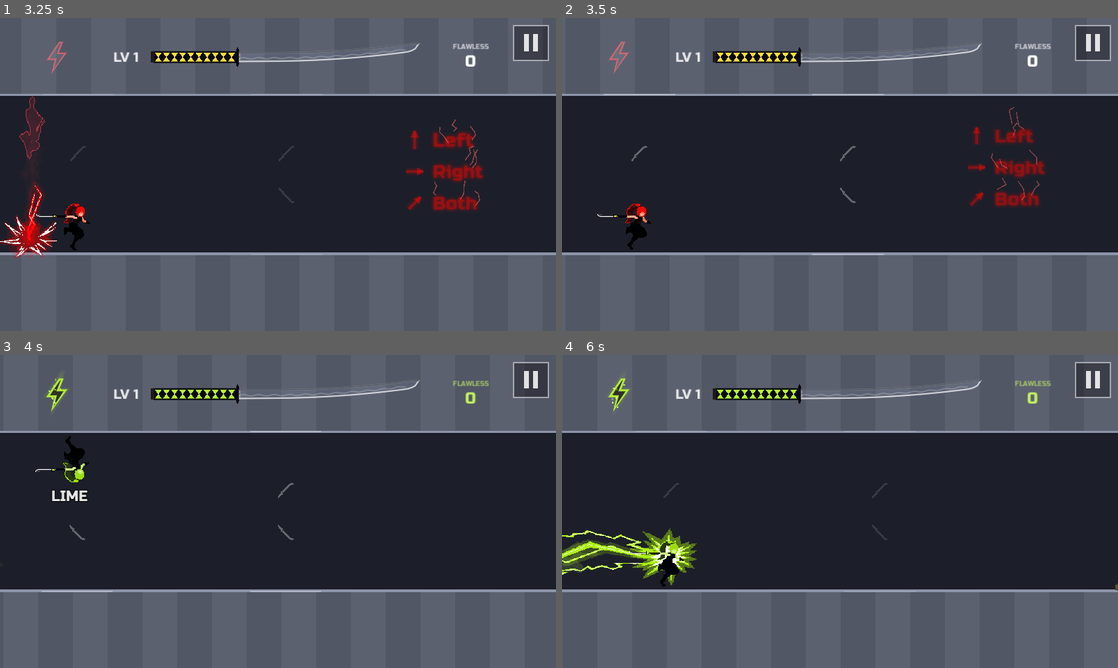
Above: before the commit, frames 1-4 (two rows, left to right).
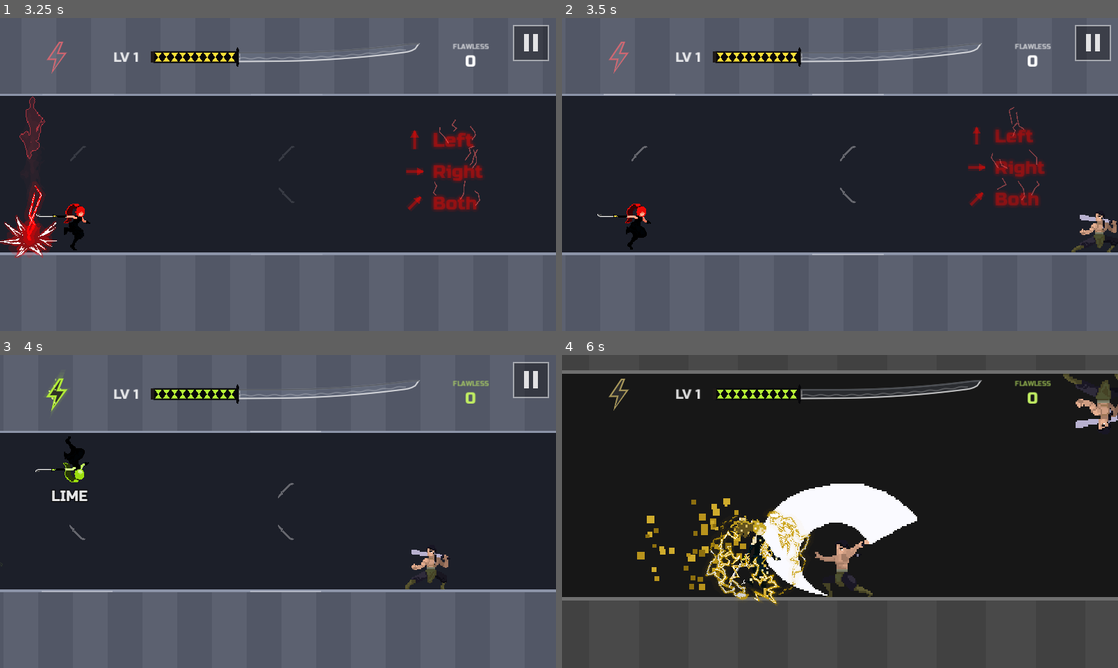
Above: after the commit, the same moments.

Repository: fredsbreads/game-off
Game: Godot game, scene res://scenes/main.tscn
Two runs of this game, one before a commit and one after it. Both use one fixed random seed, a clock stepped at 60 frames per second and the inputs below. Sound files missing from this copy of the repository are replaced by a short silence.
Inputs (mouse positions are in pixels of both pictures, inside the frame that each line leads up to):
- Up to frame 1 (3.25 s): tap Enter at 0.5, 2.1 s; move the mouse to (400, 158) at 0.52 s; hold Right 0.53-1.28 s; hold J (tp_vertical) 0.53-1.28 s; click (400, 158) at 0.67 s; tap Space at 0.77, 1.52, 3.02 s; move the mouse to (166, 190) at 1.27 s; hold Down 1.28-2.03 s; tap Shift at 1.35 s; move the mouse to (333, 105) at 2.02 s; hold Right 2.03-2.78 s; move the mouse to (250, 237) at 2.77 s; hold K (tp_forward) from 2.78 s (still down); tap Keypad Enter at 2.85 s; click (250, 237) at 2.92 s
- Up to frame 2 (3.5 s): keep holding K (tp_forward)
- Up to frame 3 (4 s): move the mouse to (444, 558) at 3.52 s; release K (tp_forward) at 3.53 s; hold Left from 3.53 s (still down); tap C at 3.6 s; tap Space at 3.77 s
- Up to frame 4 (6 s): move the mouse to (673, 464) at 4.27 s; tap M at 4.35 s; tap Space at 4.52 s; move the mouse to (867, 511) at 5.02 s; release Left at 5.03 s; hold Down 5.03-5.78 s; tap O at 5.1 s; click (867, 511) at 5.17 s; move the mouse to (756, 433) at 5.77 s; hold Right from 5.78 s (still down); tap L at 5.85 s

Frame 1 is identical in both runs. In frame 2, 0.4% of the frame differs, in the area x 91-100%, y 62-75%; in frame 3, 0.4%; in frame 4, 56%, in the area x 0-100%, y 0-100%.

Commit message:
After the tutorial, the first enemy comes in a screen's width ahead

Diff:
--- a/scripts/main.gd
+++ b/scripts/main.gd
@@ -22,7 +22,7 @@
 static var _session_start_level := 1
 ## The tutorial (see _start_tutorial), once per session: no enemies until she has
 ## done each move once (Tap Left, Tap Right, Tap Both); then the first enemy
-## comes in twice as far off as at the start of a run (2 x Level.RUNWAY_TILES ahead of her).
+## comes in a screen's width ahead of her (CameraRig.VIEW_TILES: just past the right edge).
 var _tutorial := false
 var _tutorial_moves := {}
 static var _tutorial_seen := false   # done this session (not saved: a new visit shows it again)
@@ -427,7 +427,7 @@
 	# The game starts: the first enemy a little past the right edge.
 	level.spawn_hold = false
 	# (From her, not the camera: right after a teleport it hasn't caught up.)
-	level.push_cursor(player.x + Level.RUNWAY_TILES * 2.0)   # (twice the run-up at the start of a run: a breather after it)
+	level.push_cursor(player.x + CameraRig.VIEW_TILES)   # (a screen's width ahead of her: just past the right edge)
 	level.ensure_generated(player.x)
 
 
